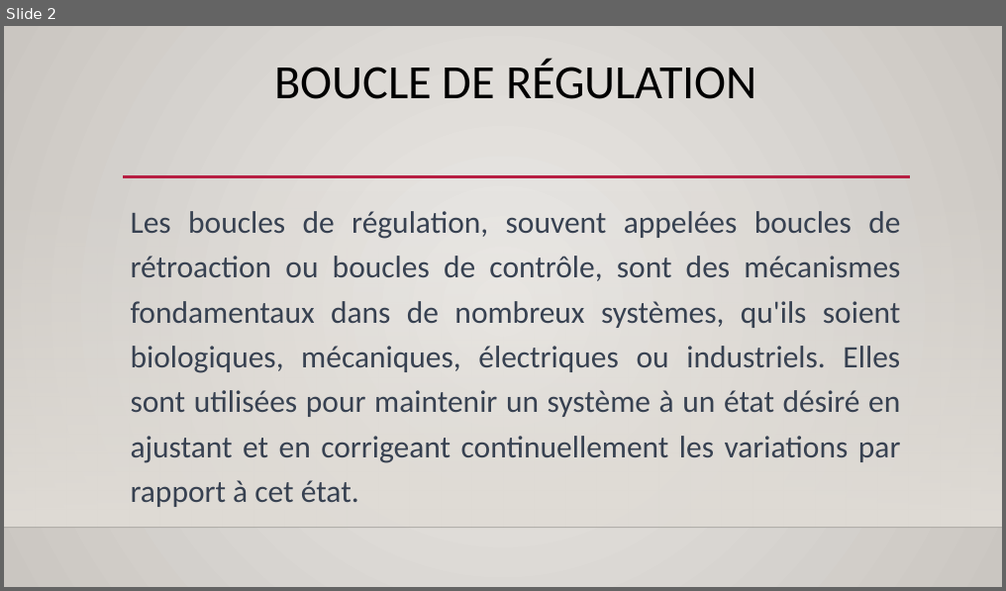
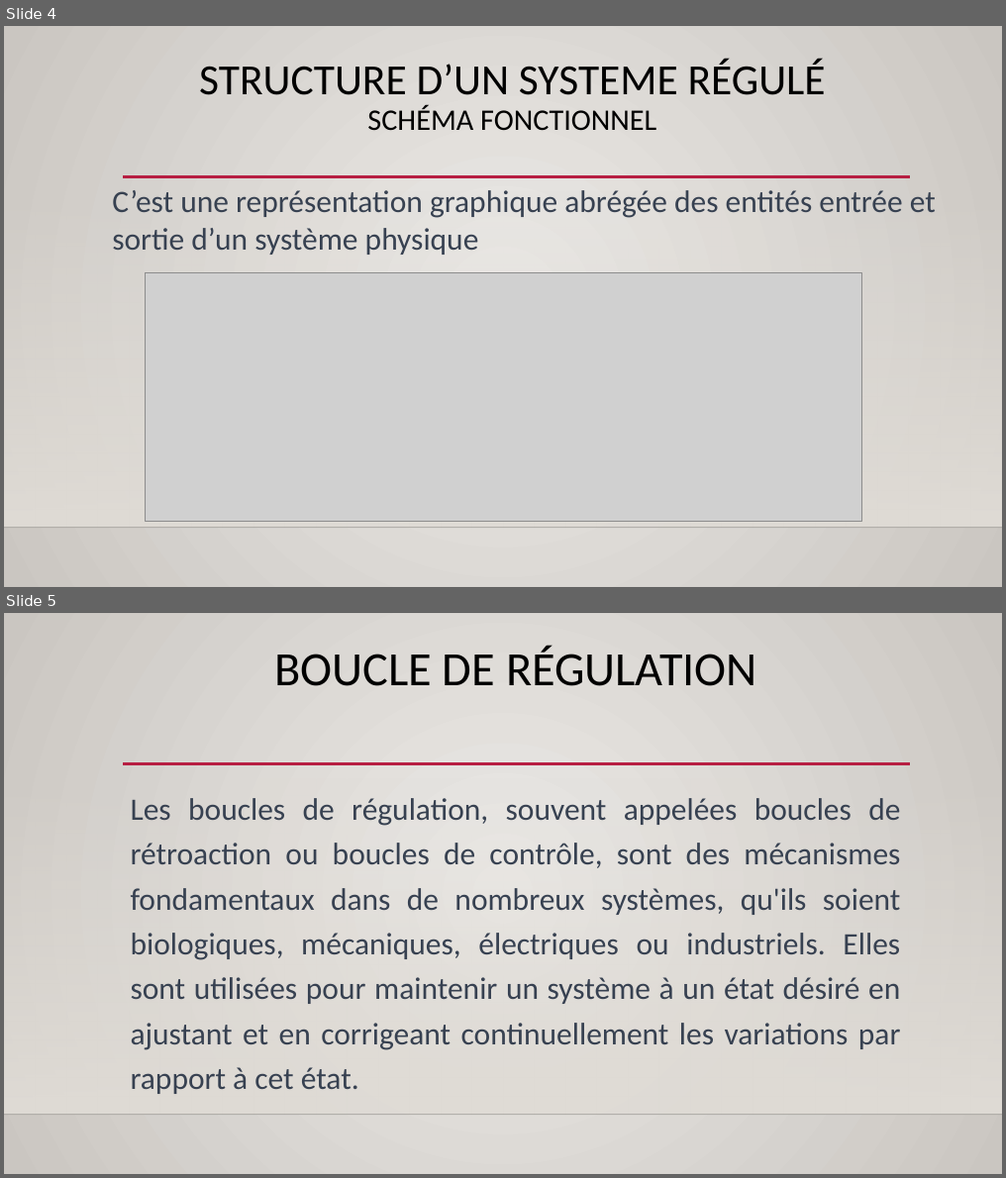
Before and after one commit to Aboudara/Document, a slide deck: Formation regulation.pptx. Shown one above the other, each under a label of ours: slide 2 before the commit, slides 4 and 5 after it. The pictures are 1006x591 and 1006x1178 pixels, drawn with LibreOffice and Linux fonts; fonts in the diff are those of the drawing; grey boxes stand for pictures; background and template pictures are left out. Boxes give left, top, right and bottom in pixels: in the first picture for what was removed or moved away, otherwise in the second. Text is boxed around its words. In the diff, an @@ line names an element or a change of style, - is before the commit and + after.

```diff
--- a/Formation regulation.pptx
+++ b/Formation regulation.pptx
@@ slide 4 added at [4, 26, 1002, 587], background gradient #ECEAE7 to #CAC7C1; not listed: 3 template elements that a slide beside it also shows @@
@@ title added at [199, 59, 826, 130], 41.4 pt, text #000000 @@
+STRUCTURE D’UN SYSTEME RÉGULÉ
+SCHÉMA FONCTIONNEL
@@ text added at [112, 190, 936, 255], 30 pt, text #374151 @@
+C’est une représentation graphique abrégée des entités entrée et sortie d’un système physique
@@ picture added at [145, 274, 862, 522] @@
@@ what was slide 2 is now slide 5 @@
```
Also in this commit, not shown: 2 slides changed, 7 other slides added, 1 slide removed.
